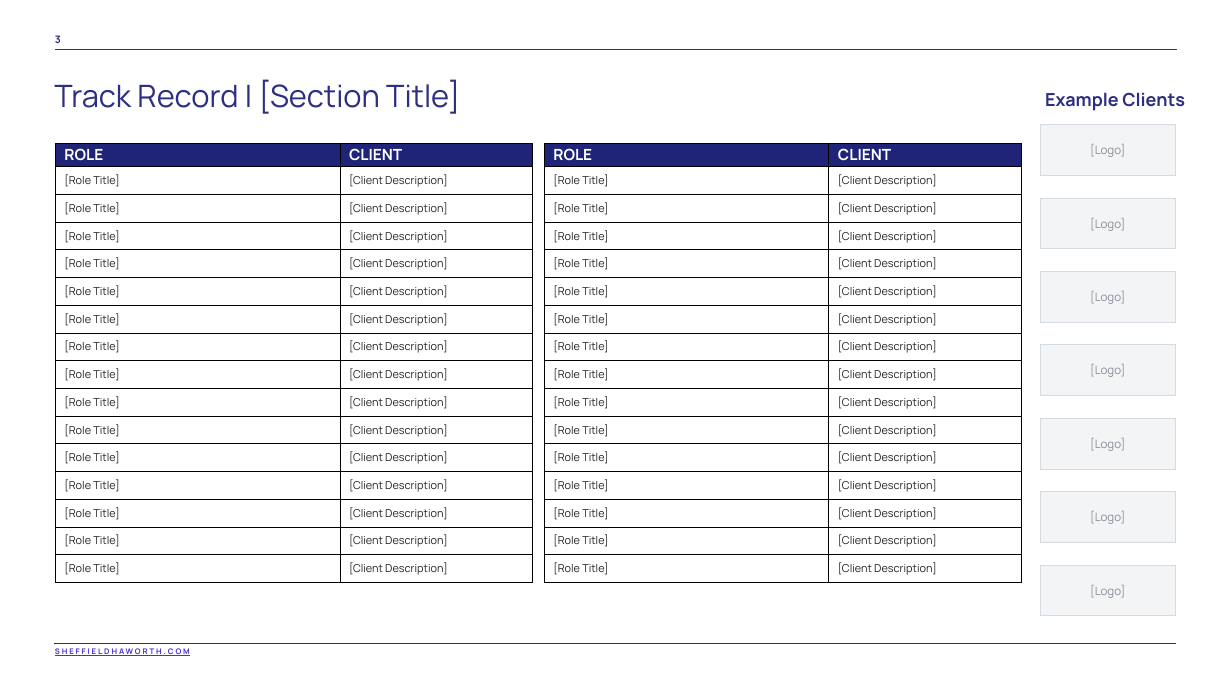
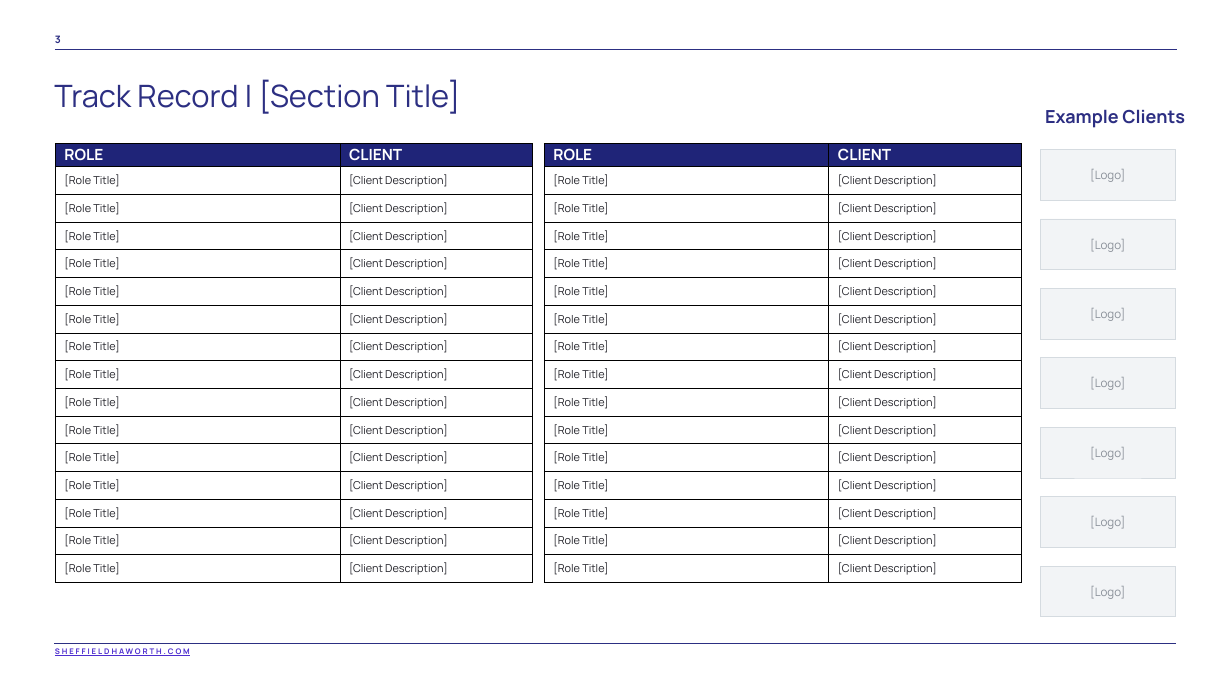
Before and after one commit to AmberS21/sh-document-generator-updated, a slide deck: slide 3 of templates/Track_Record_Anonymised_TEMPLATE.pptx. Drawn at 1232x693 pixels with LibreOffice and Linux fonts; fonts in the diff are those of the drawing. Boxes give left, top, right and bottom in pixels: in the first picture for what was removed or moved away, otherwise in the second. Text is boxed around its words. In the diff, an @@ line names an element or a change of style, - is before the commit and + after.

```diff
--- a/templates/Track_Record_Anonymised_TEMPLATE.pptx
+++ b/templates/Track_Record_Anonymised_TEMPLATE.pptx
@@ rectangle "[Logo]": place and size @@
-rectangle "[Logo]" at [1041, 125, 1176, 176]
+rectangle "[Logo]" at [1041, 150, 1176, 201]
@@ rectangle "[Logo]": place and size @@
-rectangle "[Logo]" at [1041, 198, 1176, 249]
+rectangle "[Logo]" at [1041, 219, 1176, 270]
@@ 2 rectangles, 1 text: place and size @@
-2 rectangles, 1 text at [1041, 92, 1185, 396]
+2 rectangles, 1 text at [1041, 109, 1185, 409]
@@ rectangle "[Logo]": place and size @@
-rectangle "[Logo]" at [1041, 419, 1176, 470]
+rectangle "[Logo]" at [1041, 427, 1176, 478]
@@ rectangle "[Logo]": place and size @@
-rectangle "[Logo]" at [1041, 492, 1176, 543]
+rectangle "[Logo]" at [1041, 497, 1176, 548]
```
